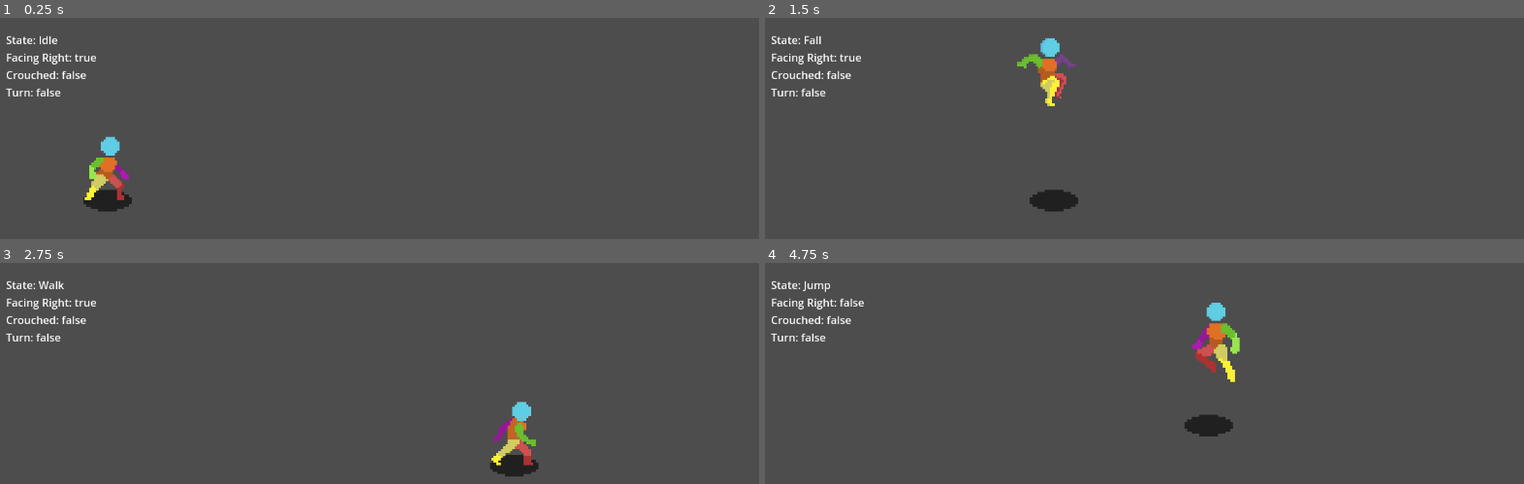
Above: before the commit, frames 1-4 (two rows, left to right).
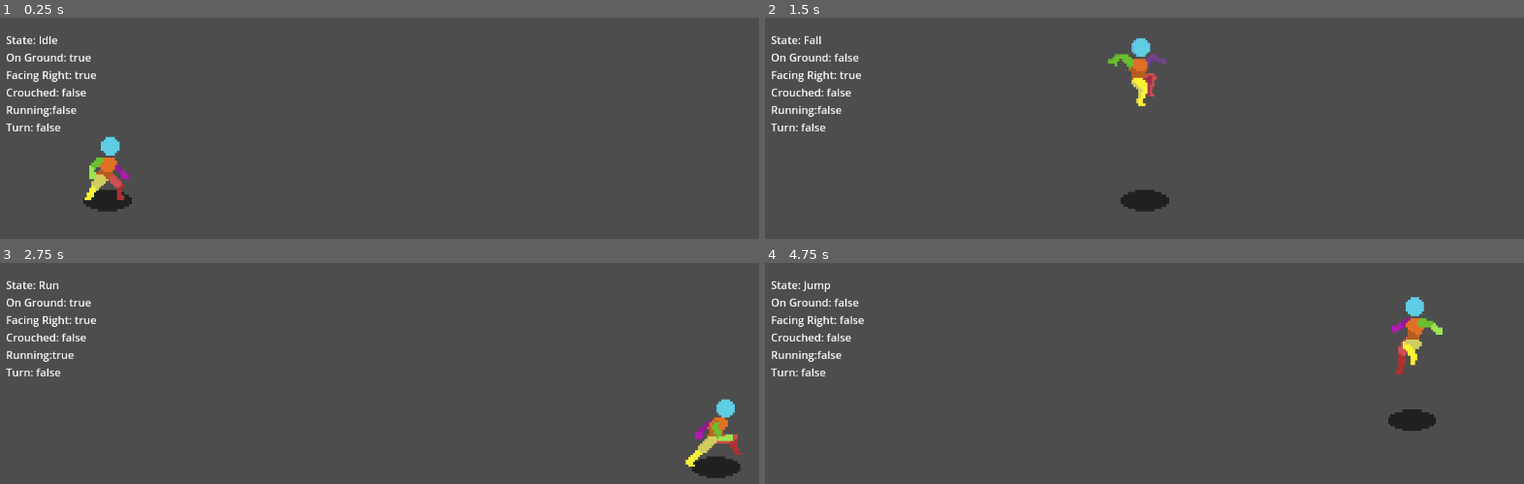
Above: after the commit, the same moments.

Repository: SebiB24/ComplexCharacter
Game: Godot game, scene res://scenes/world.tscn
Two runs of this game, one before a commit and one after it. Both use one fixed random seed, a clock stepped at 60 frames per second and the inputs below.
Inputs:
- Up to frame 1 (0.25 s): no input
- Up to frame 2 (1.5 s): hold Right (move_right) 0.53-1.28 s; hold Shift (run, bound only after the commit) 0.53-1.28 s; tap Space (jump) at 0.77 s; hold Down (move_down) from 1.28 s (still down); tap Ctrl (crouch) at 1.35 s
- Up to frame 3 (2.75 s): tap Space (jump) at 1.52 s; tap Shift (run, bound only after the commit) at 1.55 s; release Down (move_down) at 2.03 s; hold Right (move_right) from 2.03 s (still down); hold Shift (run, bound only after the commit) from 2.03 s (still down)
- Up to frame 4 (4.75 s): release Right (move_right) at 2.78 s; release Shift (run, bound only after the commit) at 2.78 s; hold Up (move_up) 2.78-3.53 s; tap Shift (run, bound only after the commit) at 2.85, 3.8, 4.35 s; tap Space (jump) at 3.02, 3.77, 4.52 s; hold Ctrl (crouch) 3.53-4.28 s; hold Left (move_left) from 3.53 s (still down)

The runs differ from the first frame. In frame 1, 1.0% of the frame differs, in the area x 0-13%, y 15-52%; in frame 2, 3.7%; in frame 3, 3.6%; in frame 4, 3.9%, in the area x 0-90%, y 15-79%.

Commit message:
commit - added run state + fixed pressing space while in crouch bug + removed on_ground state

Diff:
--- a/project.godot
+++ b/project.godot
@@ -52,6 +52,11 @@
 "events": [Object(InputEventKey,"resource_local_to_scene":false,"resource_name":"","device":-1,"window_id":0,"alt_press …(195 unchanged characters)…
 ]
 }
+run={
+"deadzone": 0.2,
+"events": [Object(InputEventKey,"resource_local_to_scene":false,"resource_name":"","device":-1,"window_id":0,"alt_pressed":false,"shift_pressed":false,"ctrl_pressed":false,"meta_pressed":false,"pressed":false,"keycode":0,"physical_keycode":4194325,"key_label":0,"unicode":0,"location":0,"echo":false,"script":null)
+]
+}
 
 [rendering]
 
--- a/scenes/knight.tscn
+++ b/scenes/knight.tscn
@@ -6,6 +6,7 @@
 [ext_resource type="Texture2D" uid="uid://bdn204vf3e1gr" path="res://resources/2D-Pixel-Art-Character-Template/Crouch-Walk/player crouch-walk 48x48.png" id="5_c7bgd"]
 [ext_resource type="Texture2D" uid="uid://cv5im58up0o5f" path="res://resources/2D-Pixel-Art-Character-Template/Jump/player new jump 48x48.png" id="6_oi1vv"]
 [ext_resource type="Texture2D" uid="uid://cyjmrmccjwauu" path="res://resources/2D-Pixel-Art-Character-Template/Idle/Player Idle 48x48.png" id="7_oi1vv"]
+[ext_resource type="Texture2D" uid="uid://dgjn64e5u4i6v" path="res://resources/2D-Pixel-Art-Character-Template/Run/player run 48x48.png" id="8_06ia3"]
 [ext_resource type="Script" uid="uid://daob63vd7ua0l" path="res://scripts/state_machine.gd" id="8_14u3r"]
 [ext_resource type="Texture2D" uid="uid://c66a4gictskll" path="res://resources/2D-Pixel-Art-Character-Template/Jump/player jump 48x48.png" id="8_oi1vv"]
 [ext_resource type="Script" uid="uid://c31c5cop6ph2p" path="res://scripts/state_idle.gd" id="9_3cm67"]
@@ -14,6 +15,7 @@
 [ext_resource type="Script" uid="uid://b7enwmfrc7h3q" path="res://scripts/state_jump.gd" id="11_w8y5l"]
 [ext_resource type="Script" uid="uid://dpx42n8nbcuqe" path="res://scripts/state_crouch.gd" id="14_c7bgd"]
 [ext_resource type="Script" uid="uid://dlc3a7fn7extc" path="res://scripts/state_fall.gd" id="14_oi1vv"]
+[ext_resource type="Script" uid="uid://dwiaknwxxbivw" path="res://scripts/state_run.gd" id="16_06ia3"]
 
 [sub_resource type="CapsuleShape2D" id="CapsuleShape2D_k2txo"]
 radius = 5.0
@@ -163,6 +165,38 @@
 atlas = ExtResource("8_oi1vv")
 region = Rect2(96, 0, 48, 48)
 
+[sub_resource type="AtlasTexture" id="AtlasTexture_reytu"]
+atlas = ExtResource("8_06ia3")
+region = Rect2(0, 0, 48, 48)
+
+[sub_resource type="AtlasTexture" id="AtlasTexture_3xjce"]
+atlas = ExtResource("8_06ia3")
+region = Rect2(48, 0, 48, 48)
+
+[sub_resource type="AtlasTexture" id="AtlasTexture_1vnbl"]
+atlas = ExtResource("8_06ia3")
+region = Rect2(96, 0, 48, 48)
+
+[sub_resource type="AtlasTexture" id="AtlasTexture_ocxw5"]
+atlas = ExtResource("8_06ia3")
+region = Rect2(144, 0, 48, 48)
+
+[sub_resource type="AtlasTexture" id="AtlasTexture_rmvmq"]
+atlas = ExtResource("8_06ia3")
+region = Rect2(192, 0, 48, 48)
+
+[sub_resource type="AtlasTexture" id="AtlasTexture_0dgd5"]
+atlas = ExtResource("8_06ia3")
+region = Rect2(240, 0, 48, 48)
+
+[sub_resource type="AtlasTexture" id="AtlasTexture_7wsky"]
+atlas = ExtResource("8_06ia3")
+region = Rect2(288, 0, 48, 48)
+
+[sub_resource type="AtlasTexture" id="AtlasTexture_hrya8"]
+atlas = ExtResource("8_06ia3")
+region = Rect2(336, 0, 48, 48)
+
 [sub_resource type="AtlasTexture" id="AtlasTexture_co5rl"]
 atlas = ExtResource("9_oi1vv")
 region = Rect2(0, 0, 48, 48)
@@ -197,11 +231,6 @@
 
 [sub_resource type="SpriteFrames" id="SpriteFrames_8pn50"]
 animations = [{
-"frames": [],
-"loop": false,
-"name": &"Crouch_enter",
-"speed": 10.0
-}, {
 "frames": [{
 "duration": 1.0,
 "texture": SubResource("AtlasTexture_wm0xy")
@@ -235,7 +264,7 @@
 }],
 "loop": true,
 "name": &"Crouch_idle",
-"speed": 5.0
+"speed": 7.0
 }, {
 "frames": [{
 "duration": 1.0,
@@ -270,7 +299,7 @@
 }],
 "loop": true,
 "name": &"Crouch_walk",
-"speed": 5.0
+"speed": 7.0
 }, {
 "frames": [{
 "duration": 1.0,
@@ -284,7 +313,7 @@
 }],
 "loop": false,
 "name": &"Fall",
-"speed": 5.0
+"speed": 10.0
 }, {
 "frames": [{
 "duration": 1.0,
@@ -319,7 +348,7 @@
 }],
 "loop": true,
 "name": &"Idle",
-"speed": 5.0
+"speed": 7.0
 }, {
 "frames": [{
 "duration": 1.0,
@@ -333,12 +362,36 @@
 }],
 "loop": false,
 "name": &"Jump",
-"speed": 5.0
-}, {
-"frames": [],
-"loop": false,
-"name": &"Turn",
-"speed": 15.0
+"speed": 10.0
+}, {
+"frames": [{
+"duration": 1.0,
+"texture": SubResource("AtlasTexture_reytu")
+}, {
+"duration": 1.0,
+"texture": SubResource("AtlasTexture_3xjce")
+}, {
+"duration": 1.0,
+"texture": SubResource("AtlasTexture_1vnbl")
+}, {
+"duration": 1.0,
+"texture": SubResource("AtlasTexture_ocxw5")
+}, {
+"duration": 1.0,
+"texture": SubResource("AtlasTexture_rmvmq")
+}, {
+"duration": 1.0,
+"texture": SubResource("AtlasTexture_0dgd5")
+}, {
+"duration": 1.0,
+"texture": SubResource("AtlasTexture_7wsky")
+}, {
+"duration": 1.0,
+"texture": SubResource("AtlasTexture_hrya8")
+}],
+"loop": true,
+"name": &"Run",
+"speed": 10.0
 }, {
 "frames": [{
 "duration": 1.0,
@@ -367,7 +420,7 @@
 }],
 "loop": true,
 "name": &"Walk",
-"speed": 5.0
+"speed": 7.0
 }]
 
 [node name="Knight" instance=ExtResource("1_3i0j8")]
@@ -380,9 +433,7 @@
 texture_filter = 1
 position = Vector2(0.165, 1.225)
 sprite_frames = SubResource("SpriteFrames_8pn50")
-animation = &"Fall"
-frame = 2
-frame_progress = 1.0
+animation = &"Idle"
 
 [node name="StateMachine" type="Node" parent="." index="3" node_paths=PackedStringArray("initial_state")]
 script = ExtResource("8_14u3r")
@@ -403,5 +454,8 @@
 [node name="Fall" type="Node" parent="StateMachine" index="4"]
 script = ExtResource("14_oi1vv")
 
+[node name="Run" type="Node" parent="StateMachine" index="5"]
+script = ExtResource("16_06ia3")
+
 [node name="ShadowAnchor" parent="." index="4"]
 position = Vector2(0, 17)
--- a/scripts/input_handler.gd
+++ b/scripts/input_handler.gd
@@ -3,6 +3,7 @@
 signal move(input_direction: Vector2)
 signal jump()
 signal crouch(value: bool)
+signal run(value: bool)
 
 
 func _process(delta: float) -> void:
@@ -24,3 +25,9 @@
 
 	if Input.is_action_just_released("crouch"):
 		crouch.emit(false)
+
+	if Input.is_action_pressed("run"):
+		run.emit(true)
+
+	if Input.is_action_just_released("run"):
+		run.emit(false)
--- a/scripts/label.gd
+++ b/scripts/label.gd
@@ -12,6 +12,8 @@
 	if state_stack:
 		state = state_stack[-1].name
 	text = "State: " + state
+	text += "\nOn Ground: " + str(player.is_on_ground)
 	text += "\nFacing Right: " + str(player.facing_right)
 	text += "\nCrouched: " + str(player.is_crouched)
+	text += "\nRunning:" + str(player.is_running)
 	text += '\nTurn: ' + str(player.turn)
--- a/scripts/move_state.gd
+++ b/scripts/move_state.gd
@@ -1,11 +1,8 @@
-class_name MoveState extends StateOnGround
-
-func update(delta: float) -> void:
-    super.update(delta);
-
+class_name MoveState extends PlayerState
 
 func _physics_update(delta: float) -> void:
-    super._physics_update(delta)
+    player.velocity = player.direction * player.speed
+
     player.turn = false
     var was_facing_right = player.facing_right
     if player.direction.x > 0:
@@ -17,5 +14,6 @@
             player.turn = true
         player.facing_right = false
 
+    sprite.flip_h = not player.facing_right
 
     player.direction = player.input_direction.normalized()
--- a/scripts/player.gd
+++ b/scripts/player.gd
@@ -13,6 +13,7 @@
 var facing_right: bool = true
 var turn: bool = false
 var is_crouched: bool = false
+var is_running: bool = false
 
 var direction: Vector2 = Vector2.ZERO
 var jump_velocity: float = 0.0
@@ -23,6 +24,7 @@
 	input_handler.move.connect(_on_input_move)
 	input_handler.jump.connect(_on_input_jump)
 	input_handler.crouch.connect(_on_input_crouch)
+	input_handler.run.connect(_on_input_run)
 
 func _on_input_move(dir: Vector2) -> void:
 	input_direction = dir
@@ -33,5 +35,8 @@
 func _on_input_crouch(value: bool) -> void:
 	is_crouched = value
 
+func _on_input_run(value: bool) -> void:
+	is_running = value
+
 func _physics_process(delta: float) -> void:
 	move_and_slide()
--- a/scripts/state_crouch.gd
+++ b/scripts/state_crouch.gd
@@ -4,6 +4,9 @@
 	player.speed = 150.0
 
 func update(delta: float) -> void:
+	if not player.is_on_ground:
+		player.is_on_ground = true
+
 	if !player.is_crouched:
 		revert.emit(self)
 		return
@@ -12,5 +15,3 @@
 		sprite.play("Crouch_walk")
 	else:
 		sprite.play("Crouch_idle")
-
-	sprite.flip_h = not player.facing_right
--- a/scripts/state_idle.gd
+++ b/scripts/state_idle.gd
@@ -1,7 +1,7 @@
-class_name StateIdle extends StateOnGround
+class_name StateIdle extends PlayerState
 
 func enter(state: State) -> void:
-	player.direction = Vector2.ZERO
+	player.velocity = Vector2.ZERO
 	sprite.play("Idle")
 	if player.facing_right:
 		sprite.flip_h = false
--- a/scripts/state_on_ground.gd
+++ /dev/null
@@ -1,8 +0,0 @@
-class_name StateOnGround extends PlayerState
-
-func update(delta: float) -> void:
-	if not player.is_on_ground:
-		transitioned.emit(self, "Jump")
-
-func _physics_update(delta: float) -> void:
-	player.velocity = player.direction * player.speed
--- /dev/null
+++ b/scripts/state_run.gd
@@ -0,0 +1,16 @@
+class_name StateRun extends MoveState
+
+func enter(pState: State) -> void:
+    player.speed = 450.0
+    sprite.play("Run")
+
+func update(delta: float) -> void:
+    super(delta)
+
+    if(!player.is_running):
+        revert.emit(self)
+        return
+
+    if(!player.is_on_ground):
+        transitioned.emit(self, "Jump")
+        return
--- a/scripts/state_walk.gd
+++ b/scripts/state_walk.gd
@@ -6,8 +6,6 @@
 
 func update(delta: float) -> void:
 	super(delta)
-	if not player.is_on_ground:
-		return
 
 	if player.input_direction == Vector2.ZERO:
 		transitioned.emit(self, "Idle")
@@ -16,18 +14,24 @@
 	if player.is_crouched:
 		transitioned.emit(self, "Crouch")
 		return
-	# don't want to stop the entire program untill animation is done.
-	# We just don't want the rest of the code in the function to execute.
-	if sprite.animation == "Turn" and sprite.is_playing():
+
+	if player.is_running:
+		transitioned.emit(self, "Run")
 		return
 
-	if player.turn:
-		sprite.play("Turn")
-		player.turn = false
+	if(!player.is_on_ground):
+		transitioned.emit(self, "Jump")
 		return
 
-	sprite.flip_h = not player.facing_right
-	sprite.play("Walk")
 
-func _physics_update(delta: float) -> void:
-	super(delta)
+
+	# UNCOMMENT FOR TURN ANIMATION IMPLEMENTATION
+	# # don't want to stop the entire program untill animation is done.
+	# # We just don't want the rest of the code in the function to execute.
+	# if sprite.animation == "Turn" and sprite.is_playing():
+	# 	return
+
+	# if player.turn:
+	# 	sprite.play("Turn")
+	# 	player.turn = false
+	# 	return
Not shown, changed: TODO.txt
Not shown: 1 places in scenes/knight.tscn that only renumber resources
Not shown, removed: scripts/state_on_ground.gd.uid
Not shown, added: scripts/state_run.gd.uid
